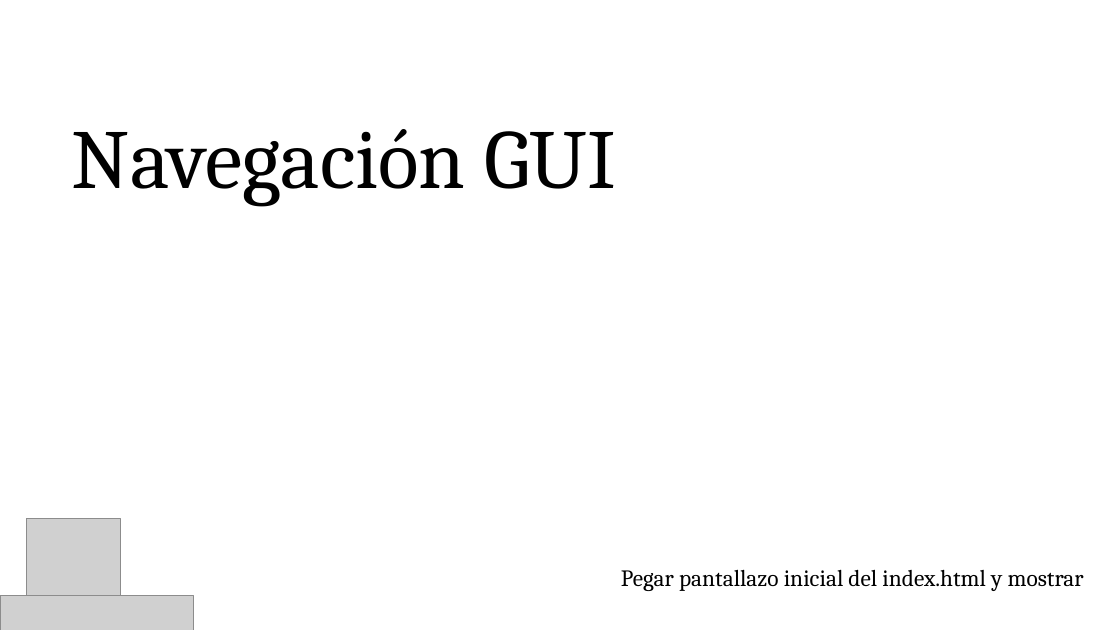
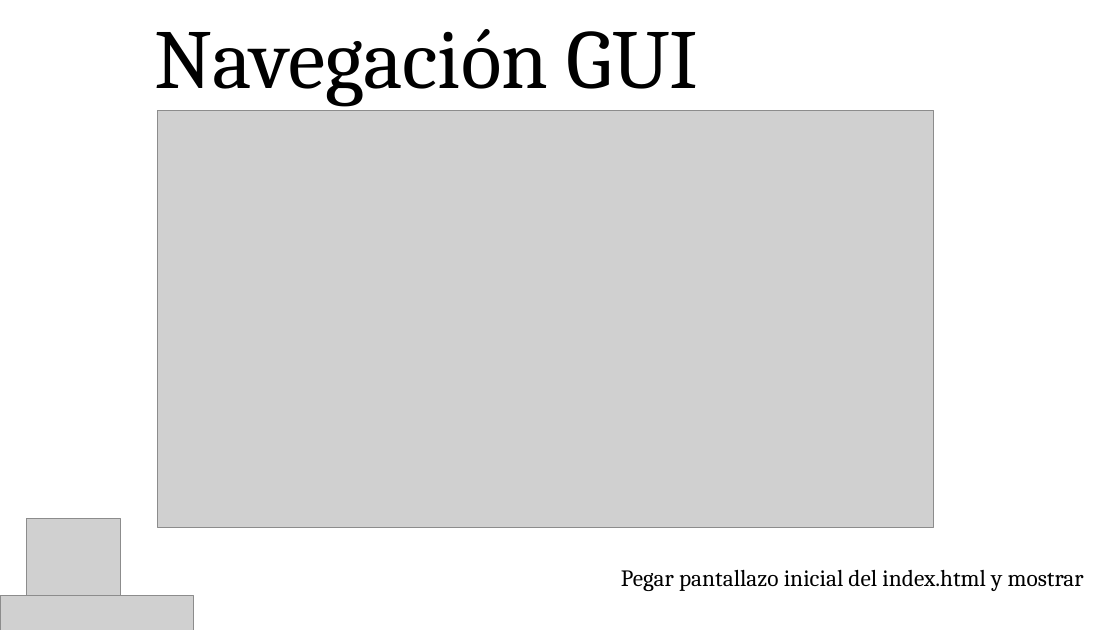
Before and after one commit to SneyderMotta/COFFILOMBIA-GP70, a slide deck: slide 9 of actas/Presentación de Proyectos.pptx. Drawn at 1120x630 pixels with LibreOffice and Linux fonts; fonts in the diff are those of the drawing; grey boxes stand for pictures; background and template pictures are left out. Boxes give left, top, right and bottom in pixels: in the first picture for what was removed or moved away, otherwise in the second. Text is boxed around its words. In the diff, an @@ line names an element or a change of style, - is before the commit and + after.

```diff
--- a/actas/Presentación de Proyectos.pptx
+++ b/actas/Presentación de Proyectos.pptx
@@ text "Navegación GUI": place and size @@
-text "Navegación GUI" at bbox=[72, 129, 616, 207]
+text "Navegación GUI" at bbox=[154, 29, 699, 106]
@@ picture added at bbox=[158, 110, 934, 527] @@
```
Also in this commit, not shown: 1 other slide changed, 1 slide added, 1 slide removed, 7 other files.
